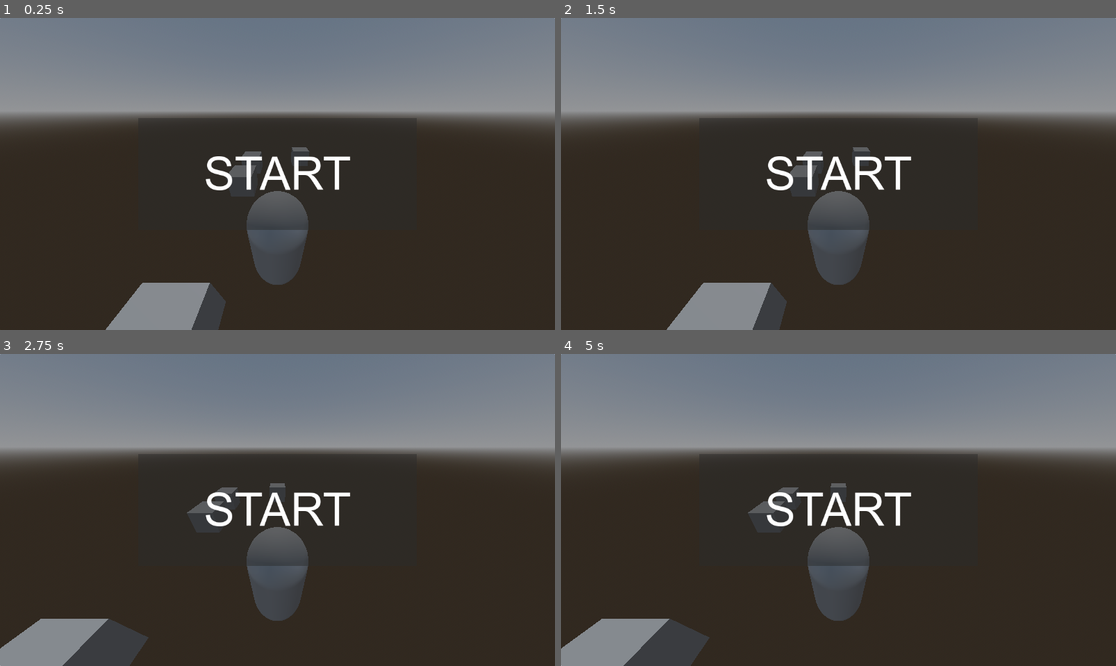
Above: before the commit, frames 1-4 (two rows, left to right).
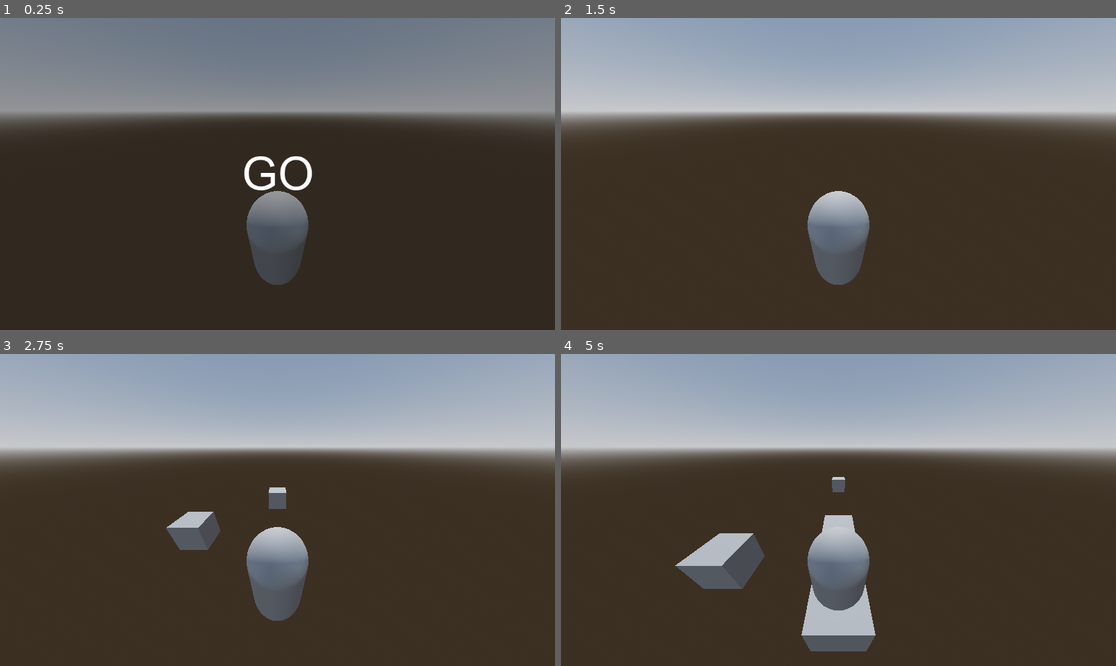
Above: after the commit, the same moments.

Repository: Alexxx180/Kazan-Tick
Game: Godot game, scene res://assets/scenes/levels/kazan.tscn
The game is run twice, just before and just after one commit, with the same random seed, the same clock (stepped at 60 frames per second) and the same inputs.
Inputs (mouse positions are in pixels of both pictures, inside the frame that each line leads up to):
- Up to frame 1 (0.25 s): no input
- Up to frame 2 (1.5 s): click (838, 174) at 0.5 s, where only the run before the commit has a clickable "START"; click (838, 174) at 1.25 s, where only the run before the commit has a clickable "START"
- Up to frame 3 (2.75 s): tap Enter at 2 s; hold Right (right) from 2.03 s (still down); tap Space (jump) at 2.27 s
- Up to frame 4 (5 s): release Right (right) at 2.78 s; hold Down (down) 2.78-3.53 s; tap Space (jump) at 3.02, 4.52 s; hold Right (right) 3.53-4.28 s; hold Up (up) from 4.28 s (still down)

The runs differ from the first frame. In frame 1, 5.4% of the frame differs, in the area x 19-64%, y 41-100%; in frame 2, 39%; in frame 3, 40%; in frame 4, 44%, in the area x 0-100%, y 0-100%.

Commit message:
UI: Start screen pause turn off

Diff:
--- a/assets/scenes/actors/hero.tscn
+++ b/assets/scenes/actors/hero.tscn
@@ -1,9 +1,10 @@
-[gd_scene load_steps=5 format=3 uid="uid://cfi67atue4lrh"]
+[gd_scene load_steps=6 format=3 uid="uid://cfi67atue4lrh"]
 
 [ext_resource type="Script" path="res://assets/scripts/player/moves.gd" id="1_n6ecw"]
 [ext_resource type="Shape3D" uid="uid://dhuv61g65fkt" path="res://assets/resources/runtime/templates/materials/shapes/humanoid.tres" id="1_ty4wy"]
 [ext_resource type="CapsuleMesh" uid="uid://bo405jfge7od8" path="res://assets/resources/runtime/templates/materials/meshes/humanoid.tres" id="2_e3ejg"]
 [ext_resource type="PackedScene" uid="uid://cxxnrcvqee4rg" path="res://assets/scenes/ui/screens/retry.tscn" id="4_0vc1d"]
+[ext_resource type="PackedScene" uid="uid://bjj7hqc17hnok" path="res://assets/scenes/ui/screens/start.tscn" id="5_4rrp1"]
 
 [node name="hero" type="CharacterBody3D"]
 transform = Transform3D(1, 0, 0, 0, 1, 0, 0, 0, 1, 0, 1.1, 0)
@@ -20,3 +21,5 @@
 fov = 110.0
 
 [node name="retry" parent="vision" instance=ExtResource("4_0vc1d")]
+
+[node name="start" parent="vision" instance=ExtResource("5_4rrp1")]
--- a/assets/scenes/levels/kazan.tscn
+++ b/assets/scenes/levels/kazan.tscn
@@ -41,6 +41,8 @@
 [node name="right" type="Marker3D" parent="track/paths"]
 transform = Transform3D(1, 0, 0, 0, 1, 0, 0, 0, 1, 1.5, 0, 0)
 
-[node name="terrain" parent="track" instance=ExtResource("3_4gayw")]
-num_terrain_blocks = 10
+[node name="terrain" parent="track" node_paths=PackedStringArray("hero") instance=ExtResource("3_4gayw")]
+hero = NodePath("../../hero")
+terrain_velocity = 5.0
+num_terrain_blocks = 5
 terrain_blocks_path = "res://assets/scenes/actors/blocks/areas/small"
--- /dev/null
+++ b/assets/scenes/ui/elements/pause.tscn
@@ -0,0 +1,47 @@
+[gd_scene load_steps=3 format=3 uid="uid://o1u8wgm6mccj"]
+
+[ext_resource type="Script" path="res://assets/scripts/ui/pause.gd" id="1_gokbi"]
+[ext_resource type="Theme" uid="uid://dx8ulouwush12" path="res://assets/resources/runtime/themes/caption.tres" id="2_l82fd"]
+
+[node name="start" type="Button"]
+self_modulate = Color(1, 1, 1, 0.501961)
+anchors_preset = 15
+anchor_right = 1.0
+anchor_bottom = 1.0
+grow_horizontal = 2
+grow_vertical = 2
+script = ExtResource("1_gokbi")
+
+[node name="decoration" type="ColorRect" parent="."]
+visible = false
+layout_mode = 1
+anchors_preset = 8
+anchor_left = 0.5
+anchor_top = 0.5
+anchor_right = 0.5
+anchor_bottom = 0.5
+offset_left = -289.0
+offset_top = -116.0
+offset_right = 289.0
+offset_bottom = 116.0
+grow_horizontal = 2
+grow_vertical = 2
+color = Color(0.168627, 0.168627, 0.168627, 0.501961)
+
+[node name="text" type="Label" parent="."]
+layout_mode = 1
+anchors_preset = 8
+anchor_left = 0.5
+anchor_top = 0.5
+anchor_right = 0.5
+anchor_bottom = 0.5
+offset_left = -20.0
+offset_top = -13.0
+offset_right = 20.0
+offset_bottom = 13.0
+grow_horizontal = 2
+grow_vertical = 2
+theme = ExtResource("2_l82fd")
+text = "GO"
+
+[connection signal="pressed" from="." to="." method="_continue"]
--- a/assets/scenes/ui/elements/start.tscn
+++ b/assets/scenes/ui/elements/retry.tscn
@@ -3,7 +3,7 @@
 [ext_resource type="Script" path="res://assets/scripts/ui/retry.gd" id="1_inrsl"]
 [ext_resource type="Theme" uid="uid://dx8ulouwush12" path="res://assets/resources/runtime/themes/caption.tres" id="1_kuf46"]
 
-[node name="start" type="Button"]
+[node name="retry" type="Button"]
 self_modulate = Color(1, 1, 1, 0.501961)
 anchors_preset = 15
 anchor_right = 1.0
@@ -13,6 +13,7 @@
 script = ExtResource("1_inrsl")
 
 [node name="decoration" type="ColorRect" parent="."]
+visible = false
 layout_mode = 1
 anchors_preset = 8
 anchor_left = 0.5
@@ -41,6 +42,6 @@
 grow_horizontal = 2
 grow_vertical = 2
 theme = ExtResource("1_kuf46")
-text = "START"
+text = "RETRY"
 
 [connection signal="pressed" from="." to="." method="_retry"]
--- a/assets/scenes/ui/screens/retry.tscn
+++ b/assets/scenes/ui/screens/retry.tscn
@@ -1,6 +1,6 @@
 [gd_scene load_steps=2 format=3 uid="uid://cxxnrcvqee4rg"]
 
-[ext_resource type="PackedScene" uid="uid://ca63la17sjoj2" path="res://assets/scenes/ui/elements/start.tscn" id="1_hx0ft"]
+[ext_resource type="PackedScene" uid="uid://ca63la17sjoj2" path="res://assets/scenes/ui/elements/retry.tscn" id="1_hx0ft"]
 
 [node name="retry" type="Control"]
 layout_mode = 3
@@ -11,4 +11,5 @@
 grow_vertical = 2
 
 [node name="press" parent="." instance=ExtResource("1_hx0ft")]
+visible = false
 layout_mode = 1
--- /dev/null
+++ b/assets/scenes/ui/screens/start.tscn
@@ -0,0 +1,14 @@
+[gd_scene load_steps=2 format=3 uid="uid://bjj7hqc17hnok"]
+
+[ext_resource type="PackedScene" uid="uid://o1u8wgm6mccj" path="res://assets/scenes/ui/elements/pause.tscn" id="1_s3dlq"]
+
+[node name="start" type="Control"]
+layout_mode = 3
+anchors_preset = 15
+anchor_right = 1.0
+anchor_bottom = 1.0
+grow_horizontal = 2
+grow_vertical = 2
+
+[node name="option" parent="." instance=ExtResource("1_s3dlq")]
+layout_mode = 1
--- a/assets/scripts/controllers/terrain.gd
+++ b/assets/scripts/controllers/terrain.gd
@@ -6,6 +6,9 @@
 ## As the game played the terrian is moved in the posative Z direction.
 ## When a given block passes behind this node it is removed and a new block
 ## is added to the far end of the conveyor
+
+@export var hero: CharacterBody3D
+@onready var start = hero.start.get_node("option")
 
 @export var paused = true
 ## Holds the catalog of loaded terrain block scenes
@@ -18,12 +21,16 @@
 ## Path to directory holding the terrain block scenes
 @export_dir var terrain_blocks_path = "res://assets/scenes/actors/blocks/areas"
 
-
 func _ready() -> void:
 	_load_terrain_scenes(terrain_blocks_path)
 	_init_blocks(num_terrain_blocks)
 
-func _switch_pause():
+	print(self == null)
+	#start.connect("continue_pressed", self, "_switch_pause")
+
+	start.continue_pressed.connect(_switch_pause)
+
+func _switch_pause() -> void:
 	paused = !paused
 
 func _physics_process(delta: float) -> void:
--- a/assets/scripts/player/moves.gd
+++ b/assets/scripts/player/moves.gd
@@ -7,6 +7,9 @@
 @export var paths: Node3D
 @onready var markers = paths.get_children()
 var movement = 1
+
+@onready var start = $vision/start
+@onready var retry = $vision/start
 
 # Get the gravity from the project settings to be synced with RigidBody nodes.
 var gravity = ProjectSettings.get_setting("physics/3d/default_gravity")
--- /dev/null
+++ b/assets/scripts/ui/pause.gd
@@ -0,0 +1,7 @@
+extends Button
+
+signal continue_pressed
+
+func _continue():
+	emit_signal("continue_pressed")
+	hide()
